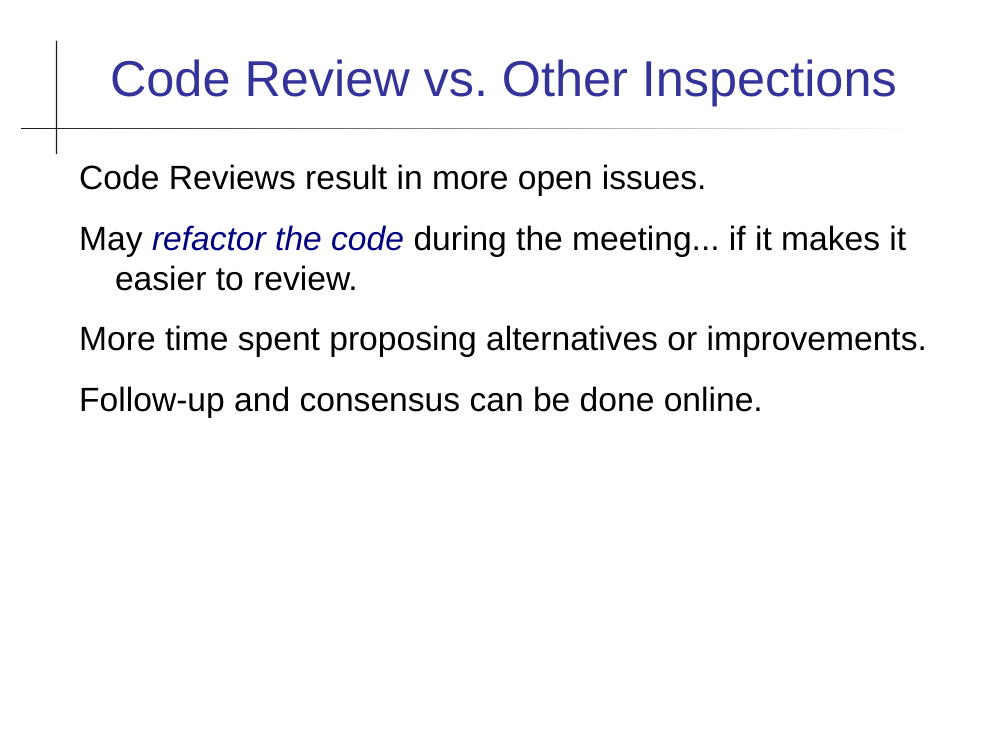
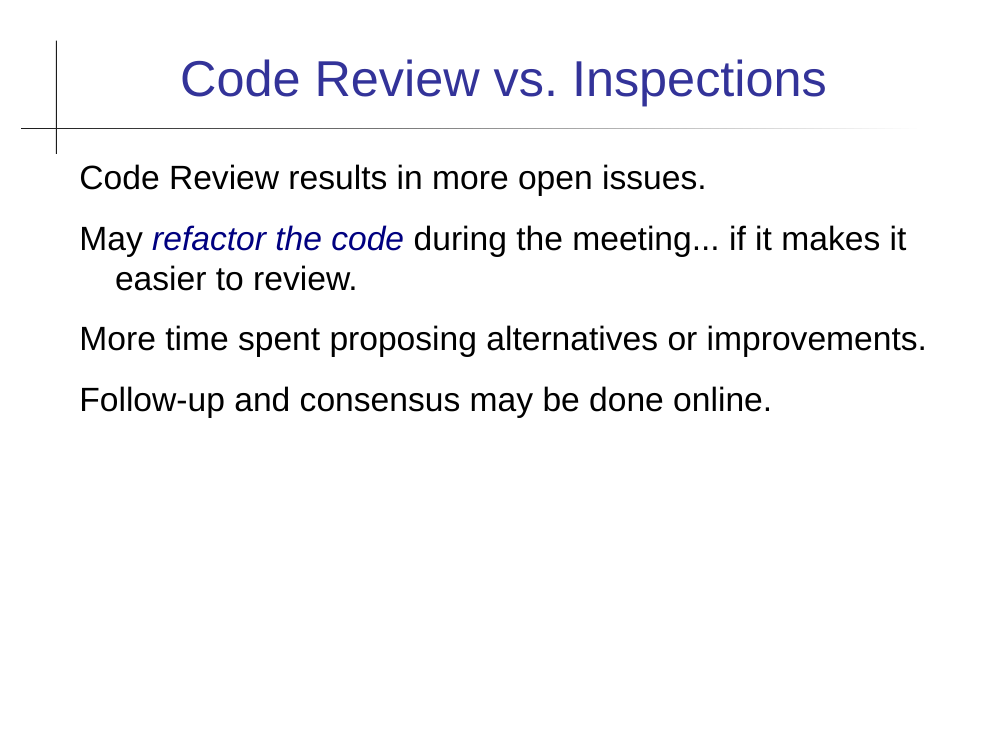
Before and after one commit to cpske/ISP, a slide deck: slide 20 of code-review/Reviews.ppt. Drawn at 1008x756 pixels with LibreOffice and Linux fonts; fonts in the diff are those of the drawing. Boxes give left, top, right and bottom in pixels: in the first picture for what was removed or moved away, otherwise in the second. Text is boxed around its words. In the diff, an @@ line names an element or a change of style, - is before the commit and + after.

Commit message:
review Authentication intro and Code Review docs

```diff
--- a/code-review/Reviews.ppt
+++ b/code-review/Reviews.ppt
@@ title at bbox=[180, 59, 827, 106]: text changed @@
-Code Review vs. Other Inspections
+Code Review vs. Inspections
@@ text at bbox=[79, 164, 707, 196]: text changed @@
-Code Reviews result in more open issues.
+Code Review results in more open issues.
@@ text at bbox=[79, 386, 772, 418]: text changed @@
-Follow-up and consensus can be done online.
+Follow-up and consensus may be done online.
```
Also in this commit, not shown: 19 other slides changed, 1 slide added, 6 other files.
